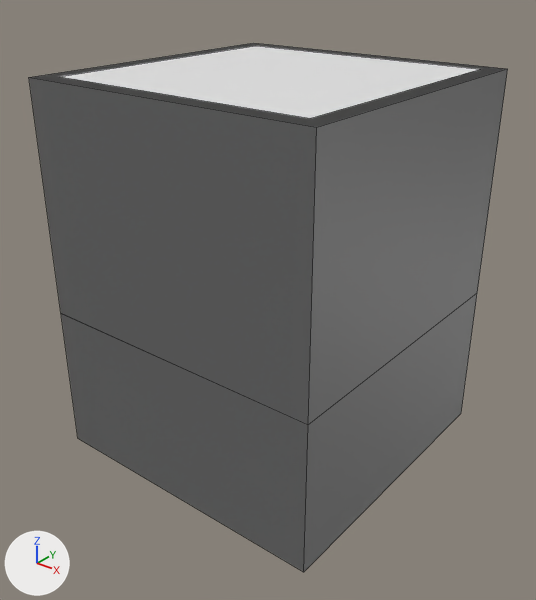
An edit to the Blender file shulker/shulker.blend, drawn before and after from the same camera.
The view is the same before and after, from a camera (50 mm lens) standing at (4.43, -5.65, 5.1) and looking at (0.05, -0.19, 1.71). Lighting does not change. The marker at lower left points along +X, +Y and +Z. Mesh edges are drawn as thin lines.
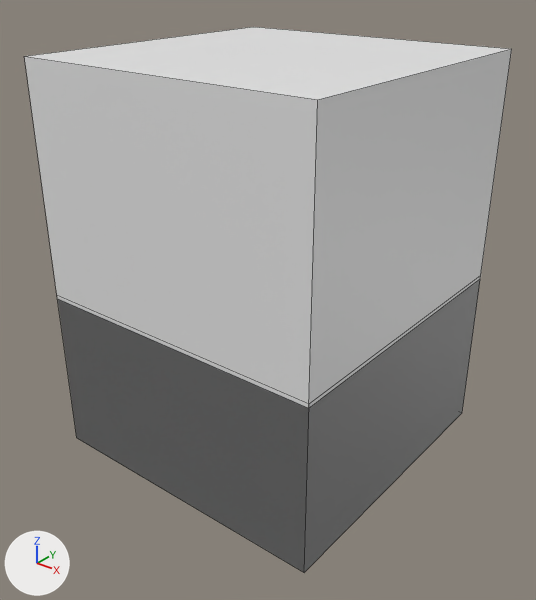
Where the newer file only moved an object's origin or applied its transform, the numbers keep the older frame.

Where the change shows, as pixel boxes (x1, y1, x2, y2) in the pictures (536 x 600 px):
'Cube.022', moved, rescaled: before (61, 46, 480, 119); after (24, 27, 512, 408)
'Cube.023', deleted: before (29, 69, 506, 425)
'Cube.002', mesh rescaled: before (61, 293, 477, 572); after (63, 279, 480, 572)
'Cube.003', mesh rescaled: before (61, 314, 461, 572); after (58, 299, 461, 572)
'Cube.001', unchanged, covered by the edit: before (30, 43, 508, 424)

The edits, one by one:
me_cube_021 has 8 vertices, 6 faces and spans x -1.0..1.0, y -1.0..1.0, z -0.51..1.01.
me_cube_021 is used by ob_cube_003; location (0.0, 0.0, 0.53); scale (1.59, 1.59, 1.06).
me_cube_021 part 2: the whole mesh is scaled about its middle by (1.01, 1.01, 1.13), then moved by (0.0, 0.0, 0.1).
me_cube_020 has 8 vertices, 6 faces and spans x -1.0..1.0, y -1.0..1.0, z -0.51..1.01.
me_cube_020 is used by ob_cube_002; location (0.0, 0.0, 0.53); scale (1.59, 1.59, 1.06).
me_cube_020 part 1: the whole mesh is scaled about its middle by (1.01, 1.01, 1.13), then moved by (0.0, 0.0, 0.1).
Object 'Cube.023' (ob_cube_023) is deleted.
Object 'Cube.022' (ob_cube_022) moves from (0.0, 0.0, 3.88) to (0.0, 0.0, 2.96).
Object 'Cube.022' (ob_cube_022) is rescaled from (1.4, 1.4, 0.1) to (1.6, 1.6, 1.2).
